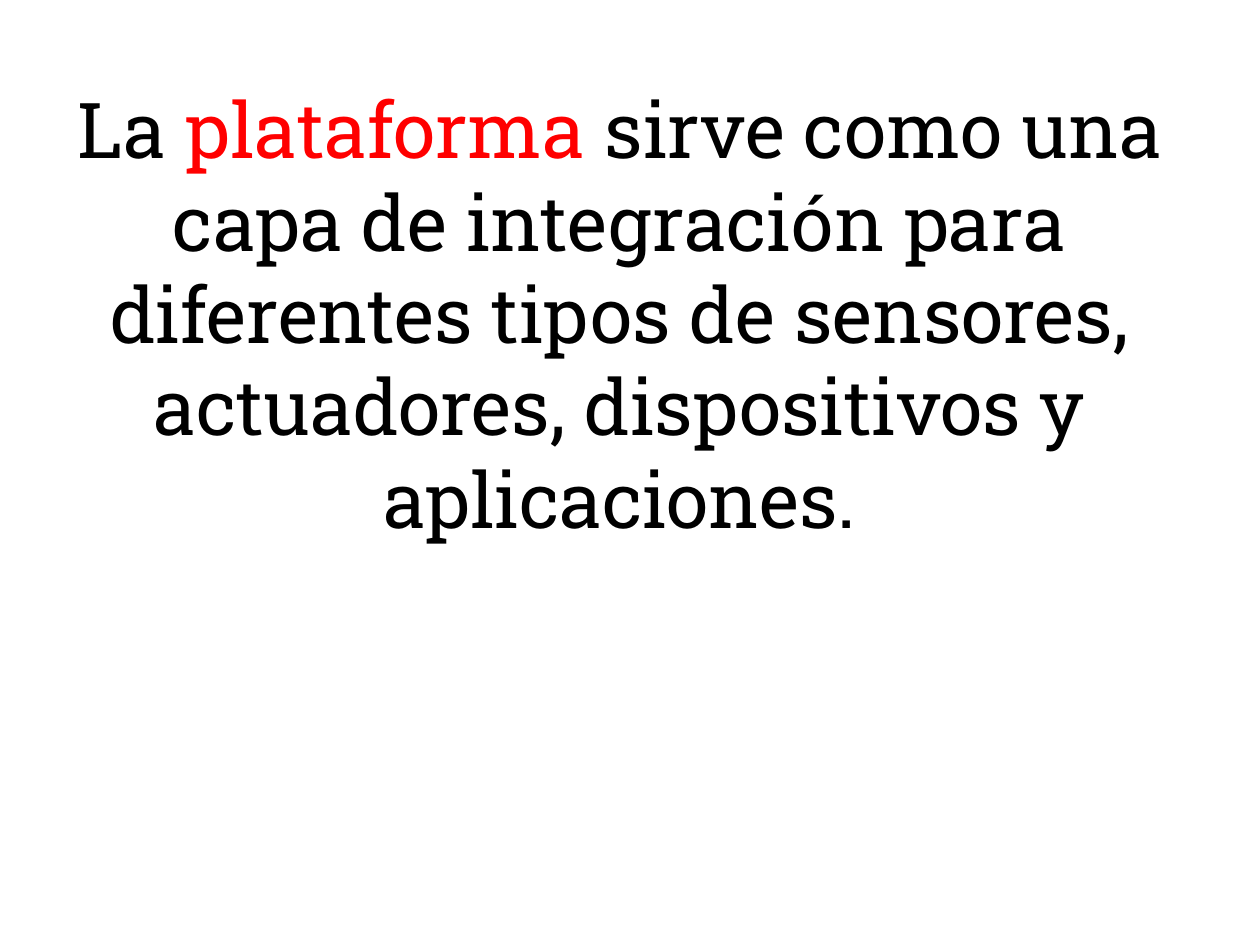
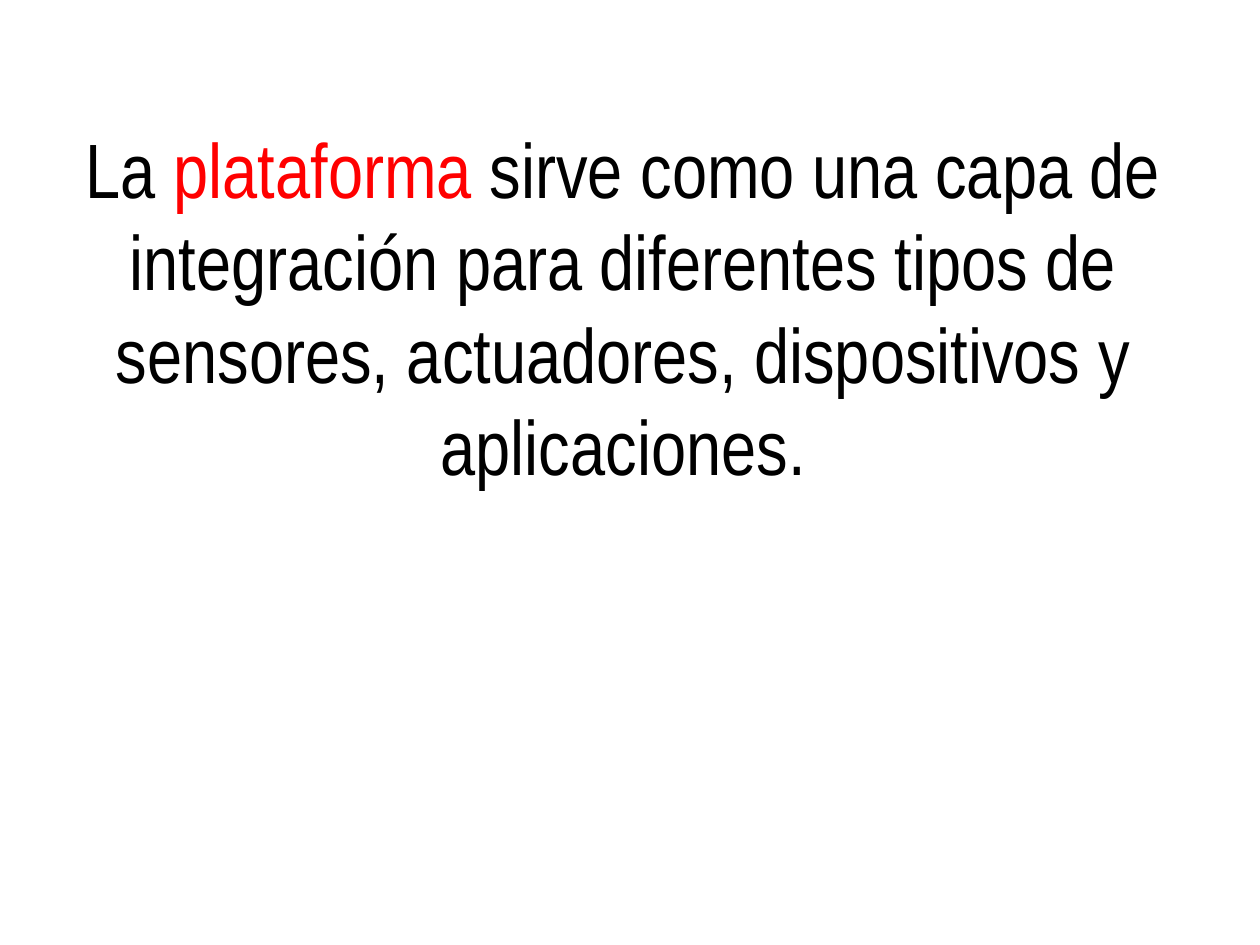
Before and after one commit to WilsonOviedo/PlataformasIoT, a slide deck: slide 6 of Plataformas de desarrollo IoT.pptx. Drawn at 1260x945 pixels with LibreOffice and Linux fonts; fonts in the diff are those of the drawing. Boxes give left, top, right and bottom in pixels: in the first picture for what was removed or moved away, otherwise in the second. Text is boxed around its words. In the diff, an @@ line names an element or a change of style, - is before the commit and + after.

```diff
--- a/Plataformas de desarrollo IoT.pptx
+++ b/Plataformas de desarrollo IoT.pptx
@@ text "La plataforma sirve como una ...": place and size @@
-text "La plataforma sirve como una ..." at [78,98,1162,544]
+text "La plataforma sirve como una ..." at [86,142,1160,490]
@@ text "La plataforma sirve como una ..." at [86,142,1160,490]: font Roboto Slab to Arial Narrow @@
```
Also in this commit, not shown: 2 slides added, 1 slide removed.
